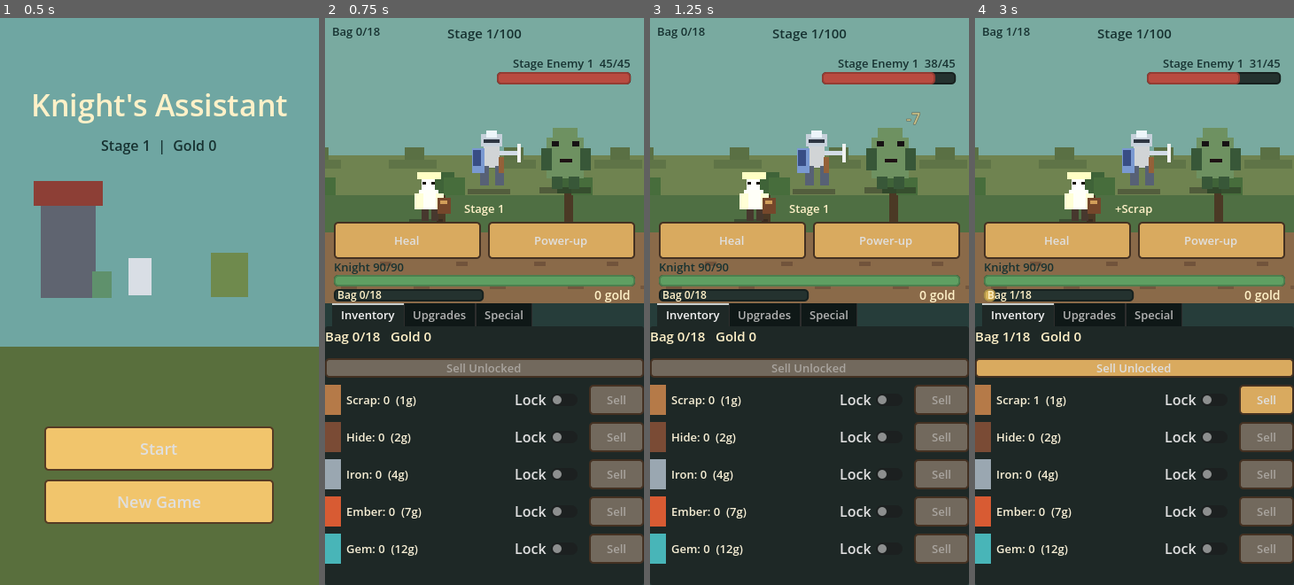
Above: before the commit, frames 1-4 (left to right).
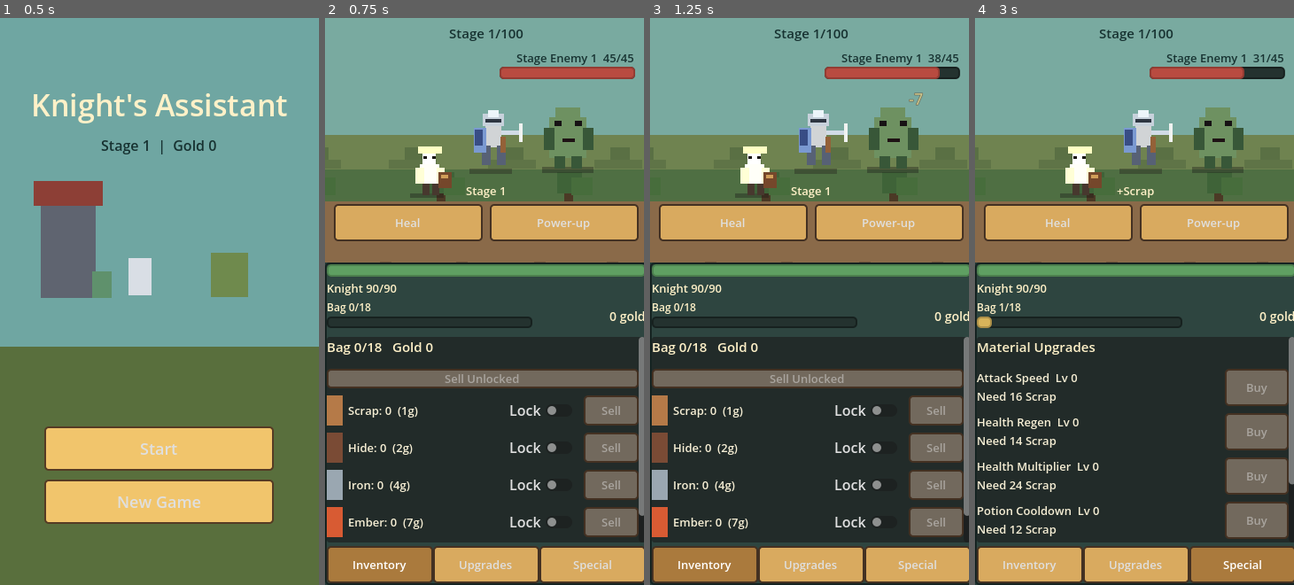
Above: after the commit, the same moments.

Repository: TheAmazingTurtle/knight-s-assistant
Game: Godot game, scene res://core/main.tscn
The game is run twice, just before and just after one commit, with the same random seed, the same clock (stepped at 60 frames per second) and the same inputs.
Inputs (mouse positions are in pixels of both pictures, inside the frame that each line leads up to):
- Up to frame 1 (0.5 s): no input
- Up to frame 2 (0.75 s): click "Start" at 0.5 s
- Up to frame 3 (1.25 s): no input
- Up to frame 4 (3 s): click (1029, 562) at 1.25 s, where only the run after the commit has a clickable "Inventory"; click (1137, 562) at 2 s, where only the run after the commit has a clickable "Upgrades"; click (1242, 562) at 2.75 s, where only the run after the commit has a clickable "Special"

Frame 1 is identical in both runs. In frame 2, 46% of the frame differs, in the area x 0-100%, y 1-100%; in frame 3, 47%; in frame 4, 47%.

Commit message:
Move HUD into full-width bottom menu

Diff:
--- a/screens/game_screen/game_screen.gd
+++ b/screens/game_screen/game_screen.gd
@@ -27,13 +27,14 @@
 var far_scenery_layer: Control
 var near_scenery_layer: Control
 var path_scenery_layer: Control
+var lower_menu: VBoxContainer
 var tabs: TabContainer
+var tab_buttons: Array = []
 var inventory_content: VBoxContainer
 var upgrades_content: VBoxContainer
 var special_content: VBoxContainer
 
 var stage_label: Label
-var top_bag_label: Label
 var gold_label: Label
 var enemy_label: Label
 var knight_label: Label
@@ -127,19 +128,75 @@
 	add_child(root)
 
 	battle_area = Control.new()
-	battle_area.custom_minimum_size = Vector2(360, 322)
+	battle_area.custom_minimum_size = Vector2(360, 276)
 	battle_area.size_flags_vertical = Control.SIZE_EXPAND_FILL
 	battle_area.clip_contents = true
 	root.add_child(battle_area)
 	_build_battle_area()
 
+	_build_lower_menu(root)
+	_refresh_tabs()
+
+
+func _build_lower_menu(root: VBoxContainer) -> void:
+	var lower_panel := PanelContainer.new()
+	lower_panel.custom_minimum_size = Vector2(360, 364)
+	lower_panel.size_flags_horizontal = Control.SIZE_EXPAND_FILL
+	lower_panel.size_flags_vertical = Control.SIZE_EXPAND_FILL
+	lower_panel.add_theme_stylebox_override("panel", _stylebox(Color("#2e4540"), Color("#152321")))
+	root.add_child(lower_panel)
+
+	lower_menu = VBoxContainer.new()
+	lower_menu.size_flags_horizontal = Control.SIZE_EXPAND_FILL
+	lower_menu.size_flags_vertical = Control.SIZE_EXPAND_FILL
+	lower_menu.add_theme_constant_override("separation", 4)
+	lower_panel.add_child(lower_menu)
+
+	knight_health_bar = _make_bar(Color("#5f9f62"))
+	knight_health_bar.custom_minimum_size = Vector2(0, 14)
+	knight_health_bar.size_flags_horizontal = Control.SIZE_EXPAND_FILL
+	lower_menu.add_child(knight_health_bar)
+
+	knight_label = _make_label("", 13, Color("#fff1c8"))
+	knight_label.custom_minimum_size = Vector2(0, 18)
+	knight_label.size_flags_horizontal = Control.SIZE_EXPAND_FILL
+	lower_menu.add_child(knight_label)
+
+	var stat_row := HBoxContainer.new()
+	stat_row.custom_minimum_size = Vector2(0, 38)
+	stat_row.size_flags_horizontal = Control.SIZE_EXPAND_FILL
+	stat_row.add_theme_constant_override("separation", 10)
+	lower_menu.add_child(stat_row)
+
+	var bag_box := VBoxContainer.new()
+	bag_box.size_flags_horizontal = Control.SIZE_EXPAND_FILL
+	bag_box.add_theme_constant_override("separation", 2)
+	stat_row.add_child(bag_box)
+
+	inventory_space_label = _make_label("", 12, Color("#fff1c8"))
+	inventory_space_label.custom_minimum_size = Vector2(0, 16)
+	bag_box.add_child(inventory_space_label)
+
+	inventory_space_bar = _make_bar(Color("#d8b45a"))
+	inventory_space_bar.custom_minimum_size = Vector2(0, 13)
+	inventory_space_bar.size_flags_horizontal = Control.SIZE_EXPAND_FILL
+	bag_box.add_child(inventory_space_bar)
+
+	gold_label = _make_label("", 14, Color("#fff1c8"))
+	gold_label.horizontal_alignment = HORIZONTAL_ALIGNMENT_RIGHT
+	gold_label.vertical_alignment = VERTICAL_ALIGNMENT_CENTER
+	gold_label.custom_minimum_size = Vector2(118, 34)
+	stat_row.add_child(gold_label)
+
 	tabs = TabContainer.new()
-	tabs.custom_minimum_size = Vector2(360, 318)
+	tabs.custom_minimum_size = Vector2(360, 224)
 	tabs.size_flags_horizontal = Control.SIZE_EXPAND_FILL
+	tabs.size_flags_vertical = Control.SIZE_EXPAND_FILL
+	tabs.tabs_visible = false
 	tabs.add_theme_font_size_override("font_size", 13)
-	root.add_child(tabs)
+	lower_menu.add_child(tabs)
 	_build_tab_pages()
-	_refresh_tabs()
+	_build_bottom_tab_buttons()
 
 
 func _build_battle_area() -> void:
@@ -213,11 +270,6 @@
 	enemy_view.size = Vector2(88, 92)
 	battle_area.add_child(enemy_view)
 
-	top_bag_label = _make_label("", 13, Color("#173231"))
-	top_bag_label.position = Vector2(8, 6)
-	top_bag_label.size = Vector2(96, 22)
-	battle_area.add_child(top_bag_label)
-
 	stage_label = _make_label("", 15, Color("#173231"))
 	stage_label.horizontal_alignment = HORIZONTAL_ALIGNMENT_CENTER
 	stage_label.position = Vector2(104, 6)
@@ -234,32 +286,6 @@
 	enemy_health_bar.position = Vector2(194, 55)
 	enemy_health_bar.size = Vector2(154, 14)
 	battle_area.add_child(enemy_health_bar)
-
-	knight_label = _make_label("", 13, Color("#173231"))
-	knight_label.position = Vector2(10, 260)
-	knight_label.size = Vector2(340, 18)
-	battle_area.add_child(knight_label)
-
-	knight_health_bar = _make_bar(Color("#5f9f62"))
-	knight_health_bar.position = Vector2(10, 279)
-	knight_health_bar.size = Vector2(340, 13)
-	battle_area.add_child(knight_health_bar)
-
-	inventory_space_bar = _make_bar(Color("#d8b45a"))
-	inventory_space_bar.position = Vector2(10, 302)
-	inventory_space_bar.size = Vector2(164, 14)
-	battle_area.add_child(inventory_space_bar)
-
-	inventory_space_label = _make_label("", 12, Color("#fff1c8"))
-	inventory_space_label.position = inventory_space_bar.position + Vector2(4, -2)
-	inventory_space_label.size = Vector2(156, 18)
-	battle_area.add_child(inventory_space_label)
-
-	gold_label = _make_label("", 14, Color("#fff1c8"))
-	gold_label.horizontal_alignment = HORIZONTAL_ALIGNMENT_RIGHT
-	gold_label.position = Vector2(190, 298)
-	gold_label.size = Vector2(158, 22)
-	battle_area.add_child(gold_label)
 
 	status_label = _make_label("", 13, Color("#fff1c8"))
 	status_label.horizontal_alignment = HORIZONTAL_ALIGNMENT_CENTER
@@ -307,6 +333,41 @@
 	var special_scroll := _make_scroll_page("Special")
 	special_content = special_scroll.get_child(0)
 	tabs.add_child(special_scroll)
+
+
+func _build_bottom_tab_buttons() -> void:
+	var tab_row := HBoxContainer.new()
+	tab_row.custom_minimum_size = Vector2(0, 42)
+	tab_row.size_flags_horizontal = Control.SIZE_EXPAND_FILL
+	tab_row.add_theme_constant_override("separation", 0)
+	lower_menu.add_child(tab_row)
+
+	var labels := ["Inventory", "Upgrades", "Special"]
+	for i in range(labels.size()):
+		var button := _make_button(str(labels[i]))
+		button.toggle_mode = true
+		button.custom_minimum_size = Vector2(0, 42)
+		button.size_flags_horizontal = Control.SIZE_EXPAND_FILL
+		button.pressed.connect(_on_bottom_tab_pressed.bind(i))
+		tab_row.add_child(button)
+		tab_buttons.append(button)
+	_refresh_bottom_tab_buttons()
+
+
+func _on_bottom_tab_pressed(index: int) -> void:
+	if tabs == null:
+		return
+	tabs.current_tab = index
+	_refresh_bottom_tab_buttons()
+
+
+func _refresh_bottom_tab_buttons() -> void:
+	if tabs == null:
+		return
+	for i in range(tab_buttons.size()):
+		var button := tab_buttons[i] as Button
+		if button != null:
+			button.button_pressed = i == tabs.current_tab
 
 
 func _make_scroll_page(page_name: String) -> ScrollContainer:
@@ -618,6 +679,7 @@
 	_refresh_inventory_tab()
 	_refresh_gold_upgrades_tab()
 	_refresh_special_upgrades_tab()
+	_refresh_bottom_tab_buttons()
 
 
 func _refresh_inventory_tab() -> void:
@@ -757,7 +819,6 @@
 	var inventory_ratio := 0.0
 	if inventory_capacity > 0:
 		inventory_ratio = float(inventory_used) / float(inventory_capacity)
-	top_bag_label.text = "Bag %d/%d" % [inventory_used, inventory_capacity]
 	stage_label.text = "Stage %d/%d" % [GameState.stage, GameState.get_max_stage()]
 	gold_label.text = "%d gold" % GameState.gold
 	enemy_label.text = "%s  %.0f/%.0f" % [str(enemy_stats.get("name", "Enemy")), enemy_hp, enemy_max_hp]
@@ -791,9 +852,6 @@
 		enemy_view.position = _enemy_center() + enemy_offset - enemy_view.size * 0.5
 	if porter_center == Vector2.ZERO:
 		porter_center = _porter_home_center()
-	if top_bag_label != null:
-		top_bag_label.position = Vector2(8, 6)
-		top_bag_label.size = Vector2(96, 22)
 	if stage_label != null:
 		stage_label.position = Vector2(area_size.x * 0.31, 6)
 		stage_label.size = Vector2(area_size.x * 0.38, 22)
@@ -809,22 +867,6 @@
 	if status_label != null:
 		status_label.position = Vector2(10, ability_row.position.y - 24.0)
 		status_label.size = Vector2(max(0.0, area_size.x - 20.0), 22)
-	var lower_hud_y: float = min(area_size.y - 50.0, ability_row.position.y + 44.0)
-	if knight_label != null:
-		knight_label.position = Vector2(10, lower_hud_y)
-		knight_label.size = Vector2(max(0.0, area_size.x - 20.0), 17)
-	if knight_health_bar != null:
-		knight_health_bar.position = Vector2(10, lower_hud_y + 18.0)
-		knight_health_bar.size = Vector2(max(0.0, area_size.x - 20.0), 13)
-	if inventory_space_bar != null:
-		inventory_space_bar.position = Vector2(10, lower_hud_y + 34.0)
-		inventory_space_bar.size = Vector2(max(0.0, area_size.x * 0.47), 14)
-	if inventory_space_label != null and inventory_space_bar != null:
-		inventory_space_label.position = inventory_space_bar.position + Vector2(4, -2)
-		inventory_space_label.size = inventory_space_bar.size + Vector2(-8, 4)
-	if gold_label != null:
-		gold_label.position = Vector2(area_size.x * 0.54, lower_hud_y + 31.0)
-		gold_label.size = Vector2(area_size.x * 0.42, 22)
 
 
 func _layout_background_layers(area_size: Vector2) -> void:
Not shown, changed: README.md
